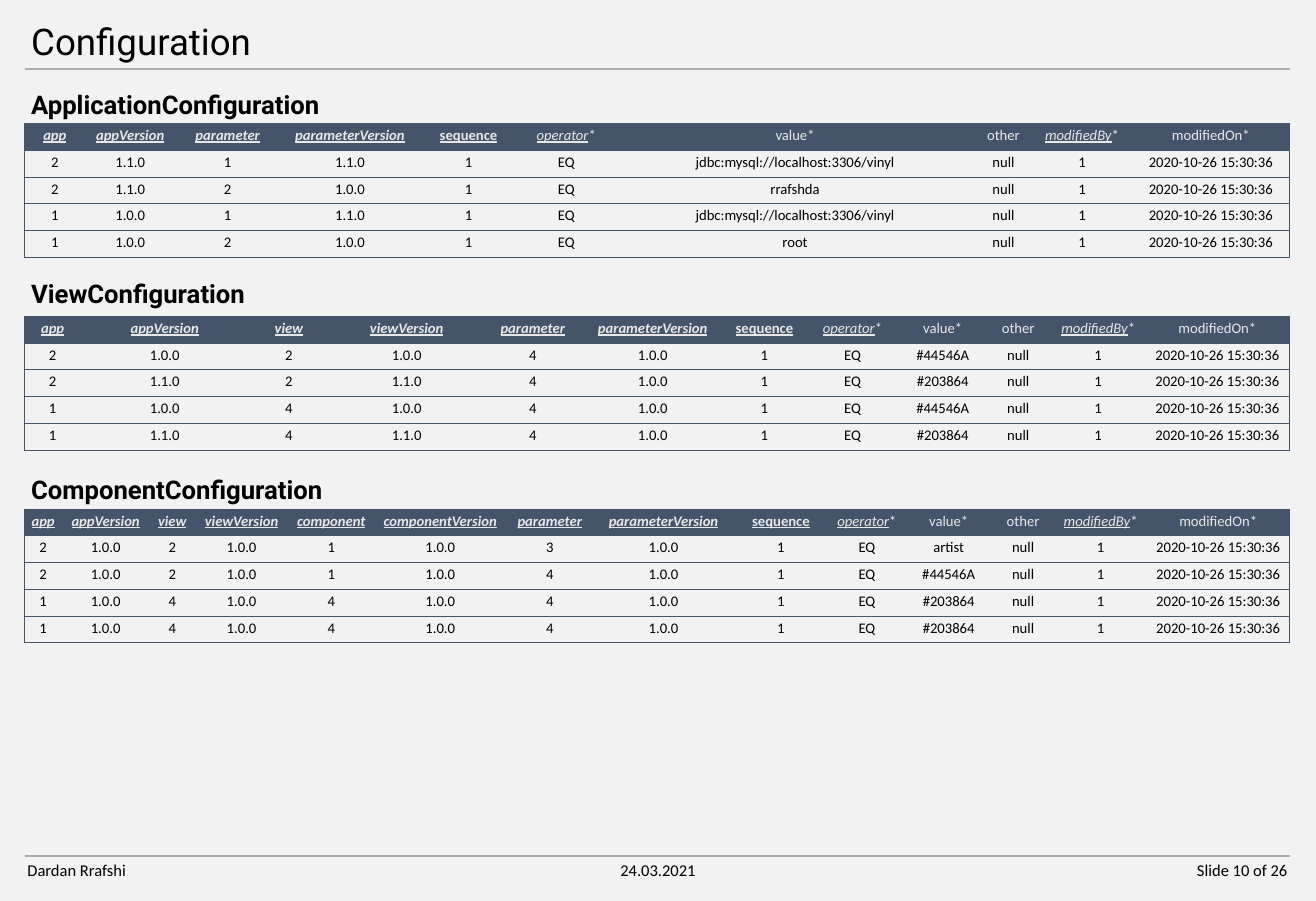
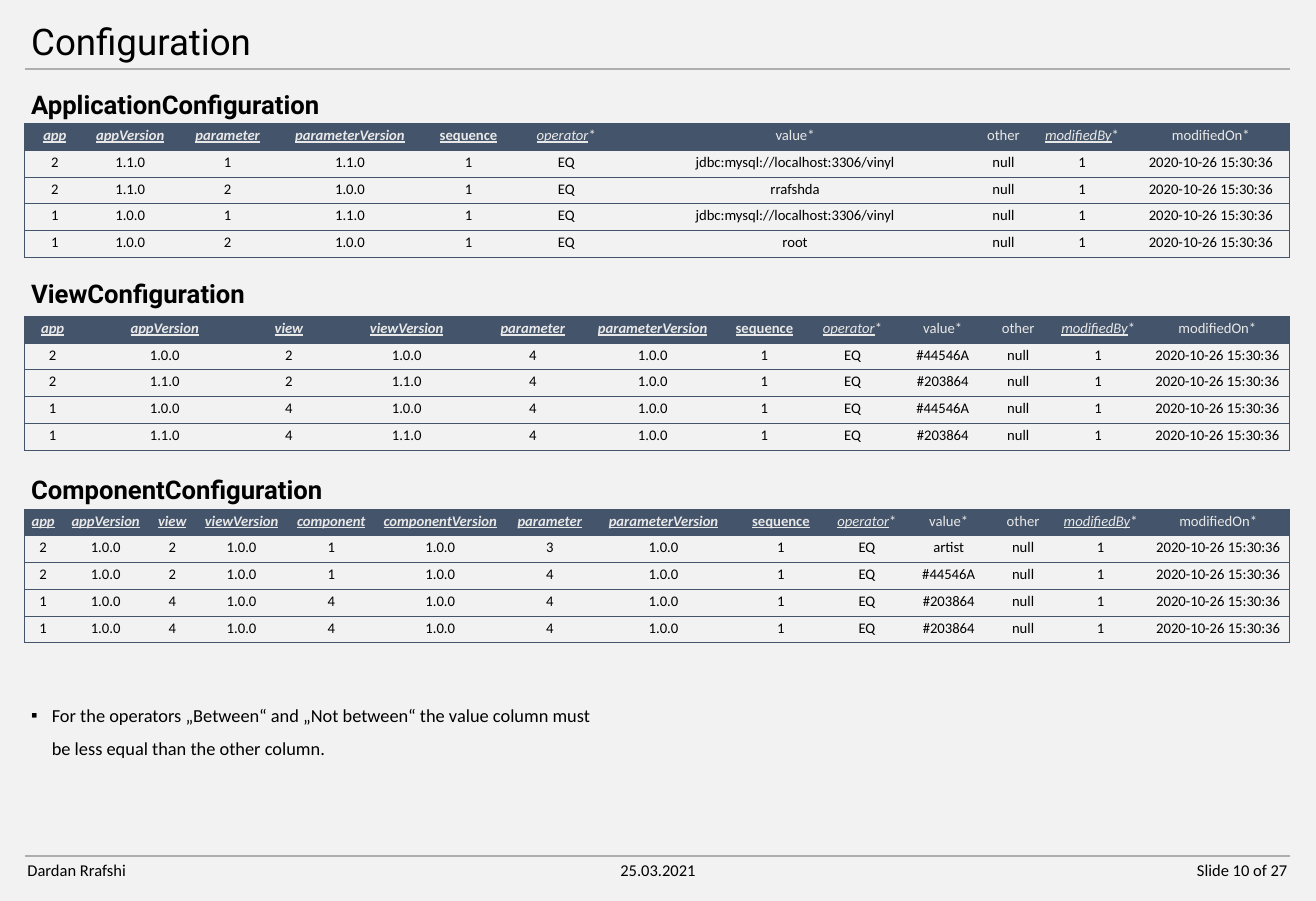
Before and after one commit to DonColon/appman-api-spec, a slide deck: slide 10 of docs/Appman - Data Model.pptx. Drawn at 1316x901 pixels with LibreOffice and Linux fonts; fonts in the diff are those of the drawing. Boxes give left, top, right and bottom in pixels: in the first picture for what was removed or moved away, otherwise in the second. Text is boxed around its words. In the diff, an @@ line names an element or a change of style, - is before the commit and + after.

```diff
--- a/docs/Appman - Data Model.pptx
+++ b/docs/Appman - Data Model.pptx
@@ text added at (52,709,590,758), 20 pt, text #000000 @@
+▪ For the operators „Between“ and „Not between“ the value column must be less equal than the other column.
@@ text at (620,865,695,876): text changed @@
-24.03.2021
+25.03.2021
@@ text at (1197,864,1288,876): text changed @@
-Slide 10 of 26
+Slide 10 of 27
```
Also in this commit, not shown: 25 other slides changed, 1 slide added, 17 other files.
